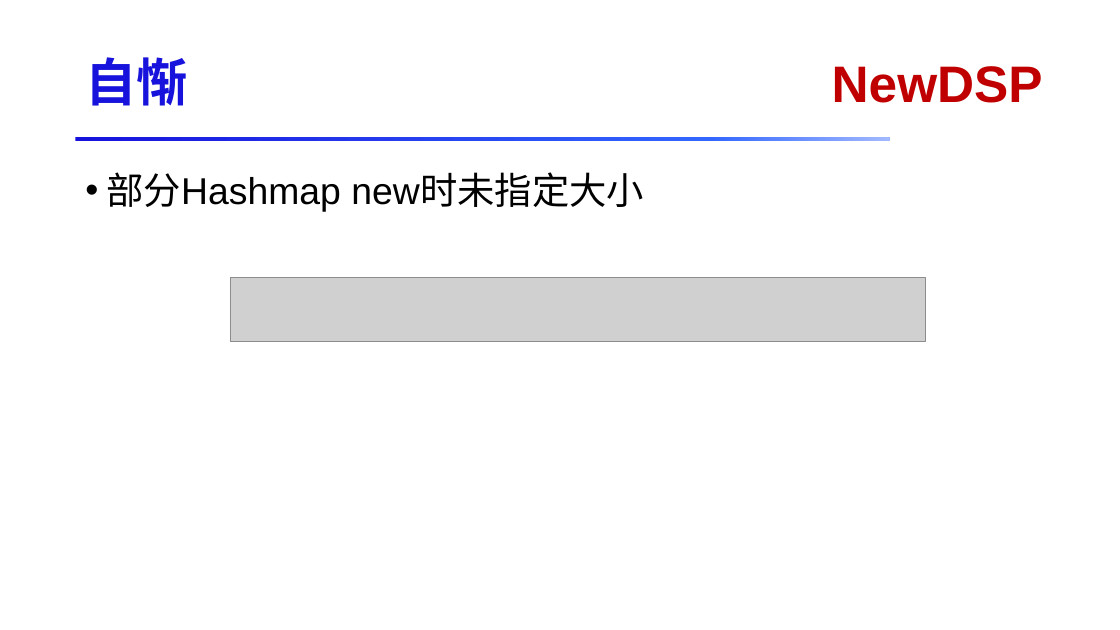
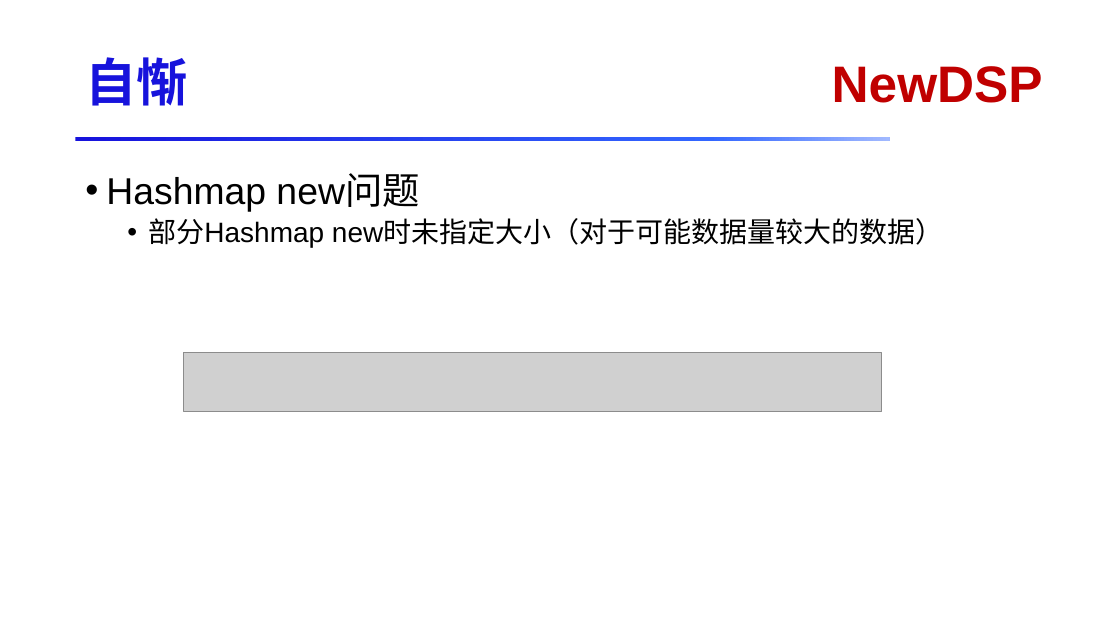
Before and after one commit to RedMagicVer7/docs, a slide deck: slide 5 of dsp/code/DSP代码赌场.pptx. Drawn at 1120x630 pixels with LibreOffice and Linux fonts; fonts in the diff are those of the drawing; grey boxes stand for pictures. Boxes give left, top, right and bottom in pixels: in the first picture for what was removed or moved away, otherwise in the second. Text is boxed around its words. In the diff, an @@ line names an element or a change of style, - is before the commit and + after.

```diff
--- a/dsp/code/DSP代码赌场.pptx
+++ b/dsp/code/DSP代码赌场.pptx
@@ text at [106, 174, 943, 248]: text changed; size 32 to 24 pt @@
-• 部分Hashmap new时未指定大小
+• Hashmap new问题
+  • 部分Hashmap new时未指定大小（对于可能数据量较大的数据）
@@ picture removed at [230, 278, 925, 342] @@
@@ picture added at [184, 353, 882, 412] @@
```
Also in this commit, not shown: 9 other slides changed, 4 slides added.
